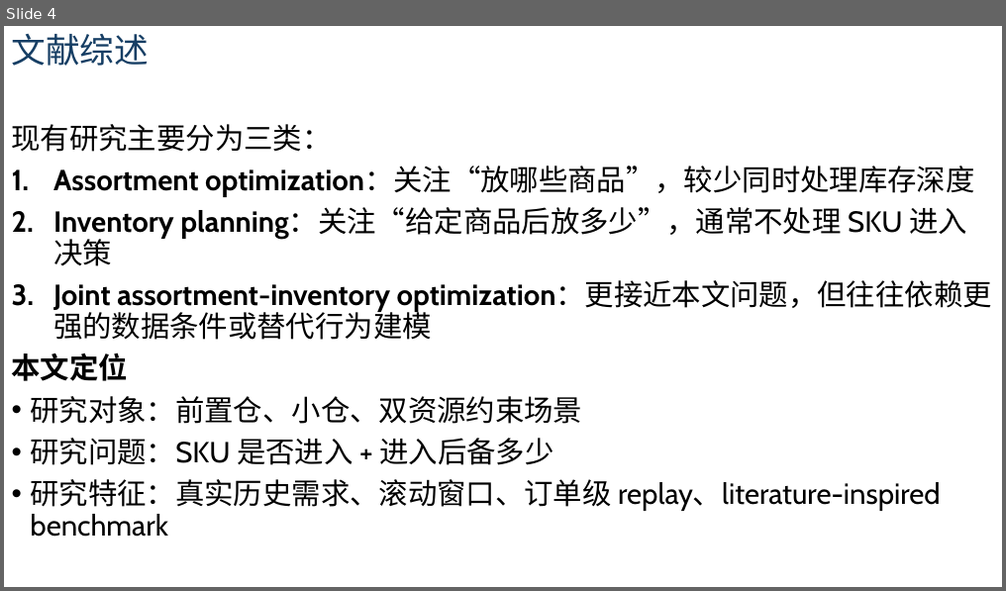
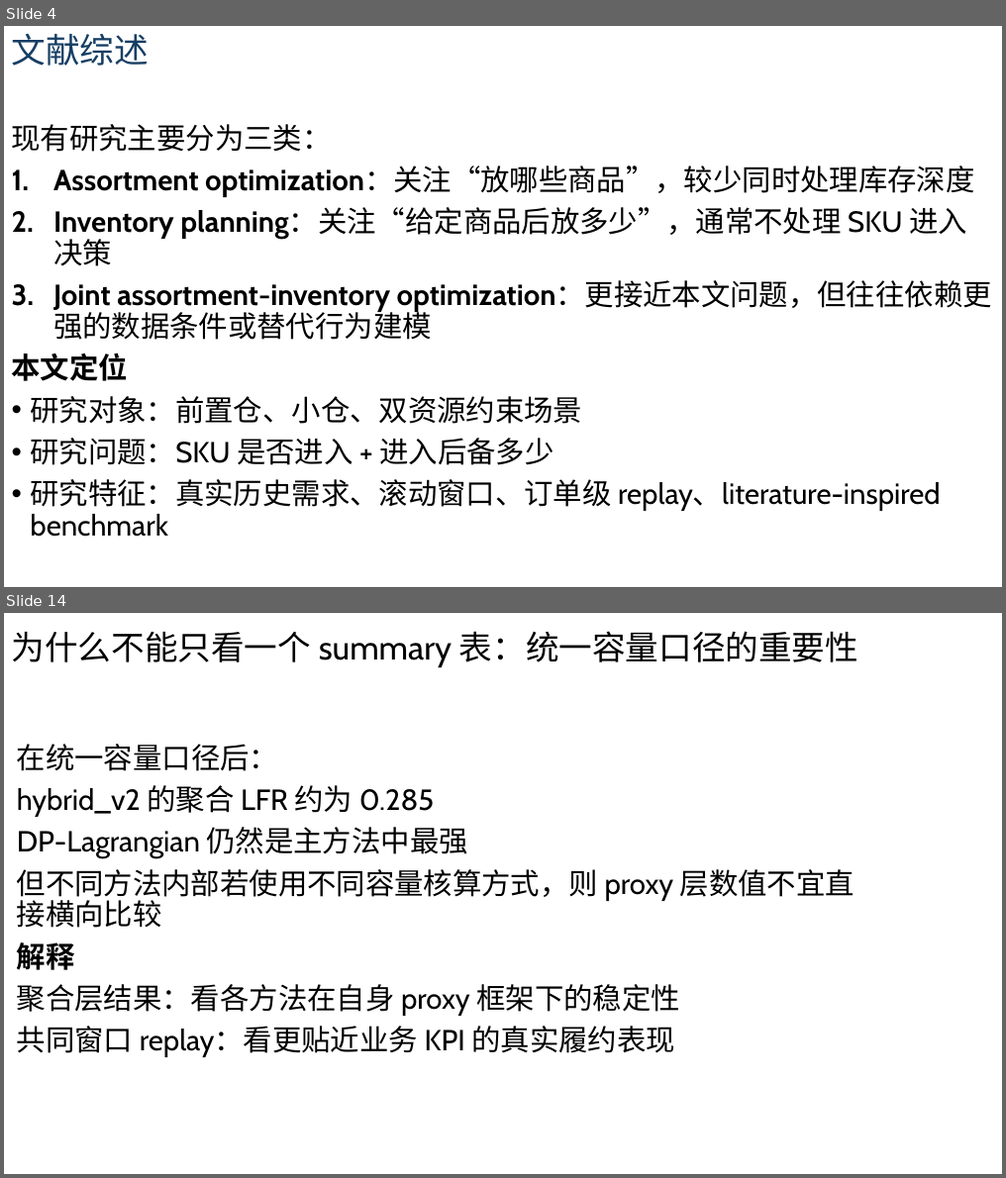
Before and after one commit to MartinWANGMUTIAN/OR_tools, a slide deck: Presentation1.pptx. Shown one above the other, each under a label of ours: slide 4 before the commit, slides 4 and 14 after it; the slides between them are not shown. The pictures are 1006x591 and 1006x1178 pixels, drawn with LibreOffice and Linux fonts; fonts in the diff are those of the drawing. Boxes give left, top, right and bottom in pixels: in the first picture for what was removed or moved away, otherwise in the second. Text is boxed around its words. In the diff, an @@ line names an element or a change of style, - is before the commit and + after.

```diff
--- a/Presentation1.pptx
+++ b/Presentation1.pptx
@@ slide 14 added at [4, 613, 1002, 1174], background #FFFFFF @@
@@ text added at [11, 631, 859, 667], 32 pt, text #000000 @@
+为什么不能只看一个 summary 表：统一容量口径的重要性
@@ text added at [17, 744, 854, 1058], 28 pt, text #000000 @@
+在统一容量口径后：
+hybrid_v2 的聚合 LFR 约为 0.285
+DP-Lagrangian 仍然是主方法中最强
+但不同方法内部若使用不同容量核算方式，则 proxy 层数值不宜直接横向比较
+解释
+聚合层结果：看各方法在自身 proxy 框架下的稳定性
+共同窗口 replay：看更贴近业务 KPI 的真实履约表现
```
Also in this commit, not shown: 12 other slides added, 7 other files.
